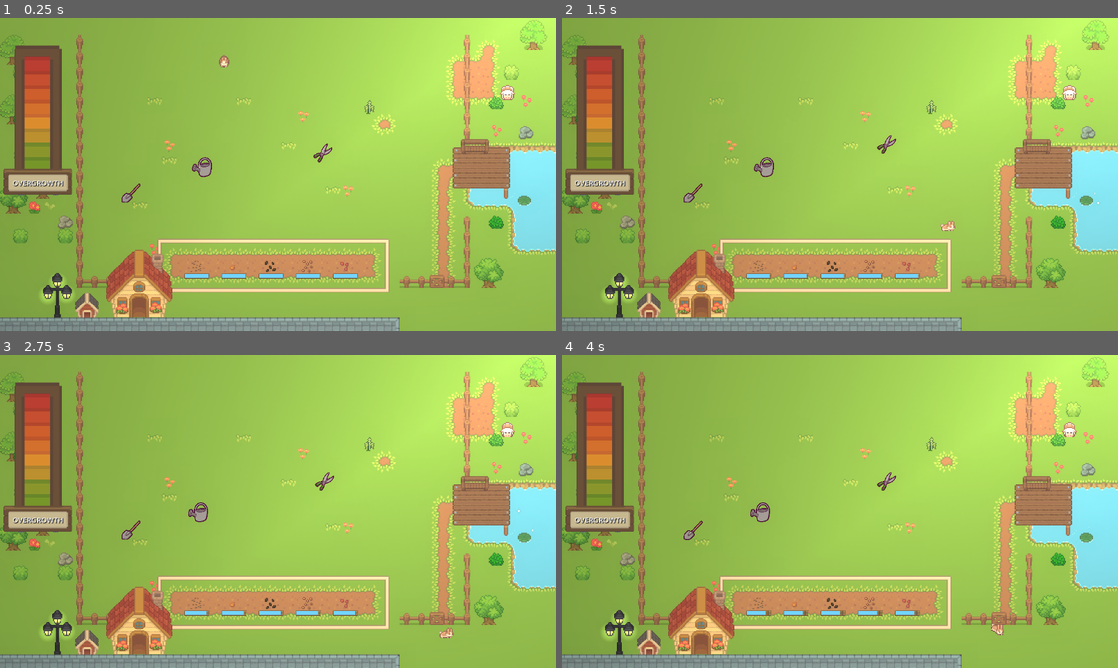
Above: before the commit, frames 1-4 (two rows, left to right).
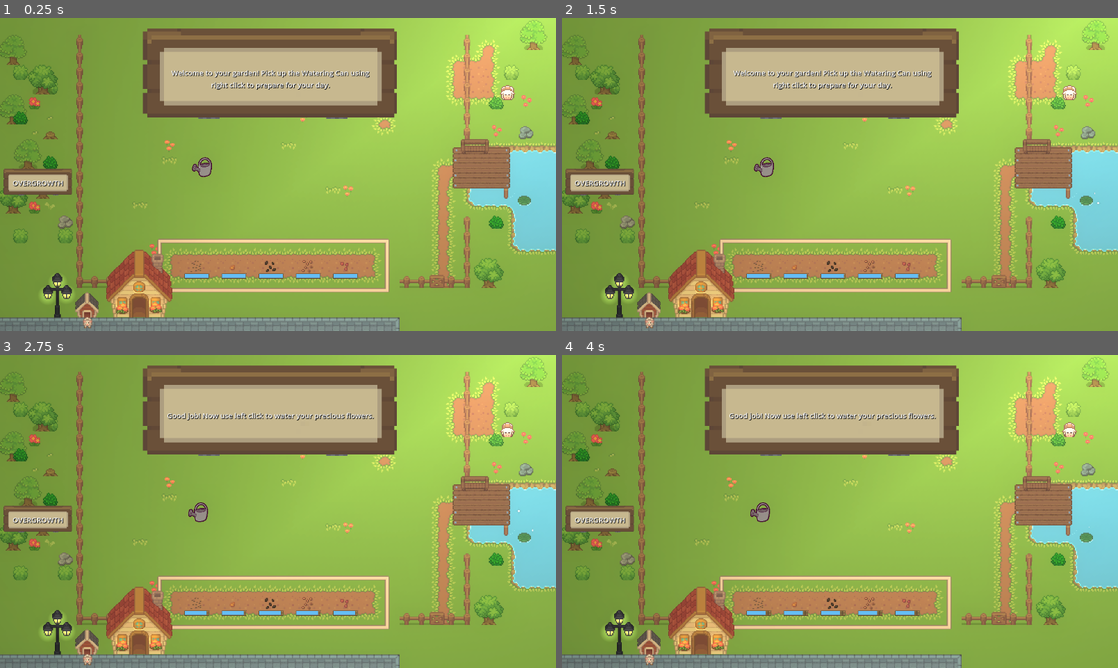
Above: after the commit, the same moments.

Repository: Piggward/GetOutOfMeGarden
Game: Godot game, scene res://scenes/main_scene_art.tscn
Same seed, same stepped clock (60 frames per second), same inputs: the game is played once before the commit and once after it. This scene is started directly instead of the project's main scene.
Inputs (mouse positions are in pixels of both pictures, inside the frame that each line leads up to):
- Up to frame 1 (0.25 s): no input
- Up to frame 2 (1.5 s): tap Enter at 0.5, 1.25 s; move the mouse to (784, 61) at 0.52 s; press the mouse at (784, 61) at 0.53 s; move the mouse to (884, 152) at 1.27 s; release the mouse at (884, 152) at 1.28 s; click (884, 152) at 1.35 s
- Up to frame 3 (2.75 s): tap Enter at 2 s; move the mouse to (200, 505) at 2.02 s; hold Right mouse button (right_click) from 2.03 s (still down); click (200, 505) at 2.3 s
- Up to frame 4 (4 s): tap Enter at 2.75, 3.5 s; move the mouse to (695, 530) at 2.77 s; release Right mouse button (right_click) at 2.78 s; click (695, 530) at 2.85 s; move the mouse to (1006, 558) at 3.52 s; press the mouse at (1006, 558) at 3.53 s

The runs differ from the first frame. In frame 1, 16% of the frame differs, in the area x 2-72%, y 3-100%; in frame 2, 16%; in frame 3, 16%; in frame 4, 16%, in the area x 2-80%, y 3-100%.

Commit message:
tutorial

Diff:
--- a/project.godot
+++ b/project.godot
@@ -11,9 +11,13 @@
 [application]
 
 config/name="GetOutOfMeGarden"
-run/main_scene="uid://qgo1bya3vc6d"
+run/main_scene="uid://wp0cro7q2wqd"
 config/features=PackedStringArray("4.4", "Forward Plus")
 config/icon="res://icon.svg"
+
+[autoload]
+
+Global="*res://scripts/global/global.gd"
 
 [display]
 
--- a/scenes/bunny.tscn
+++ b/scenes/bunny.tscn
@@ -86,7 +86,7 @@
 texture_filter = 1
 sprite_frames = SubResource("SpriteFrames_l787c")
 animation = &"struggle"
-frame_progress = 0.446578
+frame_progress = 0.459942
 
 [node name="CollisionShape2D" type="CollisionShape2D" parent="."]
 shape = SubResource("RectangleShape2D_qchqy")
--- a/scenes/game_manager.tscn
+++ b/scenes/game_manager.tscn
@@ -6,6 +6,5 @@
 script = ExtResource("1_hwd4i")
 
 [node name="WaveTimer" type="Timer" parent="."]
-autostart = true
 
 [connection signal="timeout" from="WaveTimer" to="." method="_on_wave_timer_timeout"]
--- /dev/null
+++ b/scenes/general_label.tscn
@@ -0,0 +1,34 @@
+[gd_scene load_steps=3 format=3 uid="uid://br87xu4ho1sjl"]
+
+[ext_resource type="Texture2D" uid="uid://wa087bm7hq7i" path="res://assets/ui/UI.png" id="1_mpmct"]
+
+[sub_resource type="AtlasTexture" id="AtlasTexture_01anq"]
+atlas = ExtResource("1_mpmct")
+region = Rect2(65.5548, 37.3099, 60.6124, 22.1226)
+
+[node name="TextureRect" type="TextureRect"]
+texture_filter = 1
+offset_left = 6.0
+offset_top = 312.0
+offset_right = 149.0
+offset_bottom = 367.0
+texture = SubResource("AtlasTexture_01anq")
+
+[node name="Label" type="Label" parent="."]
+texture_filter = 1
+layout_mode = 1
+anchors_preset = -1
+anchor_left = 0.096
+anchor_top = 0.297
+anchor_right = 0.912
+anchor_bottom = 0.829
+offset_left = 0.256
+offset_top = -2.493
+offset_right = 3.43199
+offset_bottom = -0.201004
+theme_override_colors/font_shadow_color = Color(0, 0, 0, 1)
+theme_override_font_sizes/font_size = 15
+text = "OVERGROWTH"
+horizontal_alignment = 1
+vertical_alignment = 1
+autowrap_mode = 2
--- a/scenes/main_scene_art.tscn
+++ b/scenes/main_scene_art.tscn
@@ -1,24 +1,21 @@
-[gd_scene load_steps=41 format=4 uid="uid://wp0cro7q2wqd"]
+[gd_scene load_steps=55 format=4 uid="uid://wp0cro7q2wqd"]
 
 [ext_resource type="PackedScene" uid="uid://crdw1og70sc66" path="res://scenes/game_manager.tscn" id="1_1fh0c"]
+[ext_resource type="Script" uid="uid://dx8al1t643ccl" path="res://scripts/tutorial_manager.gd" id="1_h3kef"]
 [ext_resource type="TileSet" uid="uid://cnkxuq3kbieh" path="res://tile_set/ground_tile_set.tres" id="1_o8dd4"]
 [ext_resource type="Script" uid="uid://bk12cvipv1ujx" path="res://scripts/tool_area.gd" id="2_1fh0c"]
 [ext_resource type="PackedScene" uid="uid://lulhcgkxqusc" path="res://scenes/bobbing_water_effect.tscn" id="2_26krl"]
 [ext_resource type="PackedScene" uid="uid://by77kh12qqij3" path="res://scenes/goat_effect.tscn" id="3_y2ar3"]
 [ext_resource type="Texture2D" uid="uid://bq0wi8nw060no" path="res://assets/particles/star_06.png" id="4_wau27"]
 [ext_resource type="PackedScene" uid="uid://blkawa1nvi8ob" path="res://scenes/flower_bed.tscn" id="4_xa8rf"]
-[ext_resource type="PackedScene" uid="uid://5y0mhwbcuqgf" path="res://scenes/bunny.tscn" id="5_vs0mk"]
+[ext_resource type="Texture2D" uid="uid://dti8xo1td4twl" path="res://assets/animals/sheep_baby animation.png" id="5_wau27"]
 [ext_resource type="PackedScene" uid="uid://dpg62jqn51xjl" path="res://scenes/bunny_manager.tscn" id="6_0jxs1"]
 [ext_resource type="PackedScene" uid="uid://ue117ad88ghi" path="res://scenes/tools/watering_can.tscn" id="6_qceur"]
 [ext_resource type="PackedScene" uid="uid://uoo3t71yuptp" path="res://scenes/spawnable_area.tscn" id="7_smrwv"]
 [ext_resource type="PackedScene" uid="uid://cw7ektx7rvu53" path="res://scenes/player/player.tscn" id="8_smrwv"]
-[ext_resource type="Texture2D" uid="uid://b0o31o87m4c2s" path="res://scenes/player/HandIcons.png" id="10_1r8fp"]
-[ext_resource type="PackedScene" uid="uid://cyob4bvq34o1d" path="res://scenes/tools/scissors.tscn" id="10_122in"]
-[ext_resource type="PackedScene" uid="uid://bd711j20uj8os" path="res://scenes/weed.tscn" id="11_ifydx"]
-[ext_resource type="PackedScene" uid="uid://2tjxvguuvqcc" path="res://scenes/tools/shovel.tscn" id="14_60cwg"]
 [ext_resource type="Script" uid="uid://d3wkbtn4suwqm" path="res://scripts/canvas_layer.gd" id="16_01anq"]
 [ext_resource type="PackedScene" uid="uid://dxq2cnuc4d5rs" path="res://scenes/overgrowth_bar.tscn" id="16_h3kef"]
-[ext_resource type="Texture2D" uid="uid://wa087bm7hq7i" path="res://assets/ui/UI.png" id="17_05j0p"]
+[ext_resource type="PackedScene" uid="uid://br87xu4ho1sjl" path="res://scenes/general_label.tscn" id="19_wau27"]
 
 [sub_resource type="Gradient" id="Gradient_01anq"]
 colors = PackedColorArray(1, 1, 1, 1, 0, 0, 0, 1)
@@ -59,60 +56,194 @@
 scale_curve = SubResource("CurveTexture_ta3j7")
 color = Color(0.984314, 1, 1, 1)
 
-[sub_resource type="RectangleShape2D" id="RectangleShape2D_smrwv"]
-size = Vector2(14, 291)
-
-[sub_resource type="RectangleShape2D" id="RectangleShape2D_122in"]
-size = Vector2(14, 423.5)
-
-[sub_resource type="RectangleShape2D" id="RectangleShape2D_1fh0c"]
-size = Vector2(72, 74)
-
-[sub_resource type="RectangleShape2D" id="RectangleShape2D_ifydx"]
-size = Vector2(48, 18.5)
-
-[sub_resource type="RectangleShape2D" id="RectangleShape2D_ki7aw"]
-size = Vector2(250, 84.25)
-
-[sub_resource type="RectangleShape2D" id="RectangleShape2D_ul6ws"]
-size = Vector2(87, 48)
-
-[sub_resource type="RectangleShape2D" id="RectangleShape2D_60cwg"]
-size = Vector2(13, 278)
-
-[sub_resource type="RectangleShape2D" id="RectangleShape2D_1r8fp"]
-size = Vector2(417, 282)
-
-[sub_resource type="AtlasTexture" id="AtlasTexture_h3kef"]
-atlas = ExtResource("10_1r8fp")
-region = Rect2(0, 0, 1024, 1024)
-
-[sub_resource type="AtlasTexture" id="AtlasTexture_05j0p"]
-atlas = ExtResource("10_1r8fp")
-region = Rect2(1024, 0, 1024, 1024)
-
-[sub_resource type="SpriteFrames" id="SpriteFrames_01anq"]
+[sub_resource type="AtlasTexture" id="AtlasTexture_emd7q"]
+atlas = ExtResource("5_wau27")
+region = Rect2(0, 0, 16, 16)
+
+[sub_resource type="AtlasTexture" id="AtlasTexture_ta3j7"]
+atlas = ExtResource("5_wau27")
+region = Rect2(16, 0, 16, 16)
+
+[sub_resource type="AtlasTexture" id="AtlasTexture_eghg8"]
+atlas = ExtResource("5_wau27")
+region = Rect2(32, 0, 16, 16)
+
+[sub_resource type="AtlasTexture" id="AtlasTexture_4lhwe"]
+atlas = ExtResource("5_wau27")
+region = Rect2(48, 0, 16, 16)
+
+[sub_resource type="AtlasTexture" id="AtlasTexture_ur6ie"]
+atlas = ExtResource("5_wau27")
+region = Rect2(0, 16, 16, 16)
+
+[sub_resource type="AtlasTexture" id="AtlasTexture_u0lk0"]
+atlas = ExtResource("5_wau27")
+region = Rect2(16, 16, 16, 16)
+
+[sub_resource type="AtlasTexture" id="AtlasTexture_a2mtu"]
+atlas = ExtResource("5_wau27")
+region = Rect2(32, 16, 16, 16)
+
+[sub_resource type="AtlasTexture" id="AtlasTexture_fia6d"]
+atlas = ExtResource("5_wau27")
+region = Rect2(48, 16, 16, 16)
+
+[sub_resource type="AtlasTexture" id="AtlasTexture_sr3bs"]
+atlas = ExtResource("5_wau27")
+region = Rect2(0, 32, 16, 16)
+
+[sub_resource type="AtlasTexture" id="AtlasTexture_gxybo"]
+atlas = ExtResource("5_wau27")
+region = Rect2(16, 32, 16, 16)
+
+[sub_resource type="AtlasTexture" id="AtlasTexture_uddyk"]
+atlas = ExtResource("5_wau27")
+region = Rect2(32, 32, 16, 16)
+
+[sub_resource type="AtlasTexture" id="AtlasTexture_1u0n2"]
+atlas = ExtResource("5_wau27")
+region = Rect2(48, 32, 16, 16)
+
+[sub_resource type="AtlasTexture" id="AtlasTexture_486no"]
+atlas = ExtResource("5_wau27")
+region = Rect2(0, 48, 16, 16)
+
+[sub_resource type="AtlasTexture" id="AtlasTexture_r35ck"]
+atlas = ExtResource("5_wau27")
+region = Rect2(16, 48, 16, 16)
+
+[sub_resource type="AtlasTexture" id="AtlasTexture_8wlq4"]
+atlas = ExtResource("5_wau27")
+region = Rect2(32, 48, 16, 16)
+
+[sub_resource type="AtlasTexture" id="AtlasTexture_6smih"]
+atlas = ExtResource("5_wau27")
+region = Rect2(48, 48, 16, 16)
+
+[sub_resource type="AtlasTexture" id="AtlasTexture_m56su"]
+atlas = ExtResource("5_wau27")
+region = Rect2(0, 64, 16, 16)
+
+[sub_resource type="AtlasTexture" id="AtlasTexture_cmmft"]
+atlas = ExtResource("5_wau27")
+region = Rect2(16, 64, 16, 16)
+
+[sub_resource type="AtlasTexture" id="AtlasTexture_nt0bm"]
+atlas = ExtResource("5_wau27")
+region = Rect2(32, 64, 16, 16)
+
+[sub_resource type="AtlasTexture" id="AtlasTexture_2fswy"]
+atlas = ExtResource("5_wau27")
+region = Rect2(48, 64, 16, 16)
+
+[sub_resource type="SpriteFrames" id="SpriteFrames_om63h"]
 animations = [{
 "frames": [{
 "duration": 1.0,
-"texture": SubResource("AtlasTexture_h3kef")
-}, {
-"duration": 1.0,
-"texture": SubResource("AtlasTexture_05j0p")
+"texture": SubResource("AtlasTexture_emd7q")
+}, {
+"duration": 1.0,
+"texture": SubResource("AtlasTexture_ta3j7")
+}, {
+"duration": 1.0,
+"texture": SubResource("AtlasTexture_eghg8")
+}, {
+"duration": 1.0,
+"texture": SubResource("AtlasTexture_4lhwe")
+}, {
+"duration": 1.0,
+"texture": SubResource("AtlasTexture_ur6ie")
+}, {
+"duration": 1.0,
+"texture": SubResource("AtlasTexture_u0lk0")
+}, {
+"duration": 1.0,
+"texture": SubResource("AtlasTexture_a2mtu")
+}, {
+"duration": 1.0,
+"texture": SubResource("AtlasTexture_fia6d")
+}, {
+"duration": 1.0,
+"texture": SubResource("AtlasTexture_sr3bs")
+}, {
+"duration": 1.0,
+"texture": SubResource("AtlasTexture_gxybo")
+}, {
+"duration": 1.0,
+"texture": SubResource("AtlasTexture_uddyk")
+}, {
+"duration": 1.0,
+"texture": SubResource("AtlasTexture_1u0n2")
+}, {
+"duration": 1.0,
+"texture": SubResource("AtlasTexture_486no")
+}, {
+"duration": 1.0,
+"texture": SubResource("AtlasTexture_r35ck")
+}, {
+"duration": 1.0,
+"texture": SubResource("AtlasTexture_8wlq4")
+}, {
+"duration": 1.0,
+"texture": SubResource("AtlasTexture_6smih")
+}, {
+"duration": 1.0,
+"texture": SubResource("AtlasTexture_m56su")
+}, {
+"duration": 1.0,
+"texture": SubResource("AtlasTexture_cmmft")
+}, {
+"duration": 1.0,
+"texture": SubResource("AtlasTexture_nt0bm")
+}, {
+"duration": 1.0,
+"texture": SubResource("AtlasTexture_2fswy")
 }],
 "loop": true,
 "name": &"default",
 "speed": 5.0
 }]
 
+[sub_resource type="RectangleShape2D" id="RectangleShape2D_smrwv"]
+size = Vector2(14, 291)
+
+[sub_resource type="RectangleShape2D" id="RectangleShape2D_122in"]
+size = Vector2(14, 423.5)
+
+[sub_resource type="RectangleShape2D" id="RectangleShape2D_1fh0c"]
+size = Vector2(72, 74)
+
+[sub_resource type="RectangleShape2D" id="RectangleShape2D_ifydx"]
+size = Vector2(48, 18.5)
+
+[sub_resource type="RectangleShape2D" id="RectangleShape2D_ki7aw"]
+size = Vector2(250, 84.25)
+
+[sub_resource type="RectangleShape2D" id="RectangleShape2D_ul6ws"]
+size = Vector2(87, 48)
+
+[sub_resource type="RectangleShape2D" id="RectangleShape2D_60cwg"]
+size = Vector2(13, 278)
+
+[sub_resource type="RectangleShape2D" id="RectangleShape2D_1r8fp"]
+size = Vector2(417, 282)
+
 [sub_resource type="OccluderPolygon2D" id="OccluderPolygon2D_ul6ws"]
 polygon = PackedVector2Array(243, 286, 243, 276, 444, 276, 444, 287)
 
-[sub_resource type="AtlasTexture" id="AtlasTexture_01anq"]
-atlas = ExtResource("17_05j0p")
-region = Rect2(65.5548, 37.3099, 60.6124, 22.1226)
-
 [node name="Node2D2" type="Node2D"]
+
+[node name="TutorialManager" type="Node" parent="."]
+script = ExtResource("1_h3kef")
+
+[node name="FirstWeedMarker" type="Marker2D" parent="TutorialManager"]
+position = Vector2(430, 185)
+
+[node name="FirstStumpMarker" type="Marker2D" parent="TutorialManager"]
+position = Vector2(334, 170)
+
+[node name="FirstBunnyMarker" type="Marker2D" parent="TutorialManager"]
+position = Vector2(542, 93)
 
 [node name="GameManager" parent="." instance=ExtResource("1_1fh0c")]
 
@@ -142,6 +273,27 @@
 position = Vector2(112, 298)
 scale = Vector2(0.409059, 0.409059)
 energy = 0.6
+texture = SubResource("GradientTexture2D_wau27")
+
+[node name="Lamp4" type="PointLight2D" parent="Lighting"]
+position = Vector2(199, 304)
+scale = Vector2(0.270838, 0.270838)
+color = Color(1, 0.862745, 0, 1)
+energy = 0.8
+texture = SubResource("GradientTexture2D_wau27")
+
+[node name="Lamp5" type="PointLight2D" parent="Lighting"]
+position = Vector2(216, 320)
+scale = Vector2(0.270838, 0.270838)
+color = Color(1, 0.862745, 0, 1)
+energy = 0.8
+texture = SubResource("GradientTexture2D_wau27")
+
+[node name="Lamp6" type="PointLight2D" parent="Lighting"]
+position = Vector2(181, 321)
+scale = Vector2(0.270838, 0.270838)
+color = Color(1, 0.862745, 0, 1)
+energy = 0.8
 texture = SubResource("GradientTexture2D_wau27")
 
 [node name="Lamp2" type="PointLight2D" parent="Lighting"]
@@ -165,6 +317,10 @@
 scale = Vector2(2.77949, 690.537)
 energy = 0.65
 texture = SubResource("GradientTexture1D_emd7q")
+
+[node name="DirectionalLight2D" type="DirectionalLight2D" parent="Lighting"]
+energy = 0.1
+blend_mode = 1
 
 [node name="Decorations" type="Node2D" parent="."]
 
@@ -180,6 +336,11 @@
 randomness = 1.0
 process_material = SubResource("ParticleProcessMaterial_eghg8")
 
+[node name="AnimatedSprite2D" type="AnimatedSprite2D" parent="Decorations"]
+texture_filter = 1
+position = Vector2(144, 339)
+sprite_frames = SubResource("SpriteFrames_om63h")
+
 [node name="Boundries" type="Node2D" parent="."]
 
 [node name="Bounds" type="StaticBody2D" parent="Boundries"]
@@ -228,6 +389,9 @@
 [node name="VattenKannaMarker" type="Marker2D" parent="Boundries/ToolArea"]
 position = Vector2(160, 233)
 
+[node name="ShovelMarker" type="Marker2D" parent="Boundries/ToolArea"]
+position = Vector2(325, 223)
+
 [node name="ScissorMarker" type="Marker2D" parent="Boundries/ToolArea"]
 position = Vector2(497, 238)
 
@@ -242,12 +406,6 @@
 
 [node name="FlowerBed" parent="." instance=ExtResource("4_xa8rf")]
 position = Vector2(261, 281)
-
-[node name="Bunny" parent="." instance=ExtResource("5_vs0mk")]
-position = Vector2(291, 60)
-jump_distance = 15.0
-jump_time = 1.0
-kill_flower_distance = 1.0
 
 [node name="BunnyManager" parent="." instance=ExtResource("6_0jxs1")]
 position = Vector2(332, 35)
@@ -259,66 +417,41 @@
 
 [node name="Player" parent="." instance=ExtResource("8_smrwv")]
 
-[node name="AnimatedSprite2D" type="AnimatedSprite2D" parent="Player"]
-scale = Vector2(0.0219972, 0.0219972)
-sprite_frames = SubResource("SpriteFrames_01anq")
-
-[node name="Weed" parent="." instance=ExtResource("11_ifydx")]
-position = Vector2(448, 108)
-
-[node name="Scissors" parent="." instance=ExtResource("10_122in")]
-position = Vector2(397, 159)
-
 [node name="WateringCan" parent="." instance=ExtResource("6_qceur")]
 position = Vector2(267, 174)
 
 [node name="LightOccluder2D" type="LightOccluder2D" parent="."]
 occluder = SubResource("OccluderPolygon2D_ul6ws")
 
-[node name="Scissors2" parent="." instance=ExtResource("14_60cwg")]
-position = Vector2(191, 202)
-
 [node name="CanvasLayer" type="CanvasLayer" parent="."]
+script = ExtResource("16_01anq")
+
+[node name="OvergrowthBar" parent="CanvasLayer" instance=ExtResource("16_h3kef")]
 visible = false
-script = ExtResource("16_01anq")
-
-[node name="OvergrowthBar" parent="CanvasLayer" instance=ExtResource("16_h3kef")]
 offset_left = 128.0
 offset_top = 362.0
 offset_right = 226.175
 offset_bottom = 673.0
 
-[node name="TextureRect" type="TextureRect" parent="CanvasLayer"]
-texture_filter = 1
-offset_left = 6.0
-offset_top = 312.0
-offset_right = 149.0
-offset_bottom = 367.0
-texture = SubResource("AtlasTexture_01anq")
-
-[node name="Label" type="Label" parent="CanvasLayer/TextureRect"]
-texture_filter = 1
-layout_mode = 1
+[node name="TextureRect" parent="CanvasLayer" instance=ExtResource("19_wau27")]
+
+[node name="ToolTip" parent="CanvasLayer" instance=ExtResource("19_wau27")]
+visible = false
 anchors_preset = -1
-anchor_left = 0.096
-anchor_top = 0.297
-anchor_right = 0.912
-anchor_bottom = 0.829
-offset_left = 0.256
-offset_top = -2.493
-offset_right = 3.43199
-offset_bottom = -0.201004
-theme_override_colors/font_shadow_color = Color(0, 0, 0, 1)
-theme_override_font_sizes/font_size = 15
-text = "OVERGROWTH"
-horizontal_alignment = 1
-vertical_alignment = 1
+anchor_left = 0.466
+anchor_top = 0.01
+anchor_right = 0.5
+anchor_bottom = 0.07
+offset_left = -245.0
+offset_top = 16.0
+offset_right = 246.0
+offset_bottom = 164.0
+grow_horizontal = 2
 
 [connection signal="area_exited" from="Boundries/ToolArea" to="Boundries/ToolArea" method="_on_area_exited"]
 [connection signal="body_exited" from="Boundries/ToolArea" to="Boundries/ToolArea" method="_on_body_exited"]
 [connection signal="flowers_died" from="FlowerBed" to="GameManager" method="_on_flower_bed_flowers_died"]
 
 [editable path="SpawnableArea"]
-[editable path="Scissors"]
-[editable path="Scissors/DetectInteractableArea"]
 [editable path="WateringCan"]
+[editable path="CanvasLayer/ToolTip"]
--- a/scenes/overgrowth_bar.tscn
+++ b/scenes/overgrowth_bar.tscn
@@ -20,7 +20,6 @@
 offset_bottom = 311.0
 rotation = 3.14159
 max_value = 25.0
-value = 25.0
 fill_mode = 2
 nine_patch_stretch = true
 texture_under = SubResource("AtlasTexture_mr7d1")
--- a/scripts/bunny_ai.gd
+++ b/scripts/bunny_ai.gd
@@ -1,3 +1,4 @@
+class_name Bunny
 extends ThrowableBody
 var target_postition:Vector2
 var jump_position:Vector2
--- a/scripts/flower.gd
+++ b/scripts/flower.gd
@@ -23,7 +23,8 @@
 		return true
 	return false
 
-func interact(tool_used: String):
+func interact(tool_used: String = ""):
+	super.interact()
 	if not can_interact or tool_used != "watering":
 		return
 
--- /dev/null
+++ b/scripts/global/global.gd
@@ -0,0 +1,6 @@
+extends Node
+
+signal has_picked_up(obj: ThrowableBody)
+signal has_interacted(are: InteractableArea)
+
+var tutorial: bool = true
--- a/scripts/interactable_area.gd
+++ b/scripts/interactable_area.gd
@@ -6,5 +6,7 @@
 func is_interactable(tool: String):
 	pass
 
-func interact(tool: String):
+func interact(tool: String = ""):
+	if Global.tutorial:
+		Global.has_interacted.emit(self)
 	pass
--- a/scripts/root.gd
+++ b/scripts/root.gd
@@ -4,7 +4,8 @@
 @onready var animated_sprite_2d: AnimatedSprite2D = $root_art/AnimatedSprite2D
 const GREEN_EXPLOSION_PARTICLES = preload("res://scenes/green_explosion_particles.tscn")
 
-func interact(tool_used: String):
+func interact(tool_used: String = ""):
+	super.interact()
 	if tool_used == "shovel":
 		print("hit me")
 		self.damage()
--- a/scripts/throwable.gd
+++ b/scripts/throwable.gd
@@ -9,6 +9,7 @@
 @export var max_velocity: float = 500
 var mouse_enter = false
 var offset: Vector2 = Vector2.ZERO
+var has_picked_up: bool = false
 
 func _ready():
 	player = get_tree().get_first_node_in_group("player")
@@ -16,7 +17,6 @@
 func _input(event):
 	if event.is_action_pressed("left_click") and player.can_pick_up() and mouse_enter:
 		_setheld(true)
-		freeze = true
 		linear_velocity = Vector2.ZERO
 		angular_velocity = 0
 		linear_damp = 0
@@ -37,6 +37,9 @@
 func _setheld(value:bool):
 	is_held = value
 	if value:
+		if not has_picked_up:
+			Global.has_picked_up.emit(self)
+			has_picked_up = true
 		player.pick_up(self)
 	else:
 		player.release()
--- a/scripts/tool.gd
+++ b/scripts/tool.gd
@@ -32,12 +32,8 @@
 	pass # Replace with function body.
 
 func _setheld(value:bool):
-	is_held = value
-	if value:
-		player.pick_up(self)
-	else:
-		player.release()
-		stop_performing_action()
+	super._setheld(value)
+	stop_performing_action()
 
 func start_performing_action():
 	performing_action = true
--- a/scripts/tool_area.gd
+++ b/scripts/tool_area.gd
@@ -3,6 +3,7 @@
 @onready var bounds_check: Timer = $BoundsCheck
 @onready var vatten_kanna_marker: Marker2D = $VattenKannaMarker
 @onready var scissor_marker: Marker2D = $ScissorMarker
+@onready var shovel_marker = $ShovelMarker
 
 func _on_body_exited(body: Node2D) -> void:
 	if body is Scissors:
@@ -15,4 +16,9 @@
 		await get_tree().create_timer(0.2).timeout
 		body.linear_velocity = Vector2.ZERO
 		body.global_position = vatten_kanna_marker.global_position
+	if body is Shovel:
+		body._setheld(false)
+		await get_tree().create_timer(0.2).timeout
+		body.linear_velocity = Vector2.ZERO
+		body.global_position = shovel_marker.global_position
 	pass # Replace with function body.
--- /dev/null
+++ b/scripts/tutorial_manager.gd
@@ -0,0 +1,74 @@
+extends Node
+
+const SCISSORS = preload("res://scenes/tools/scissors.tscn")
+@onready var scissor_marker = $"../Boundries/ToolArea/ScissorMarker"
+@onready var first_weed_marker = $FirstWeedMarker
+@onready var tool_tip = $"../CanvasLayer/ToolTip"
+@onready var tool_label = $"../CanvasLayer/ToolTip/Label"
+var interacted: Array[String] = []
+@onready var overgrowth_bar = $"../CanvasLayer/OvergrowthBar"
+const BUNNY = preload("res://scenes/bunny.tscn")
+@onready var first_bunny_marker = $FirstBunnyMarker
+const SHOVEL = preload("res://scenes/tools/shovel.tscn")
+const WEED = preload("res://scenes/weed.tscn")
+@onready var shovel_marker = $"../Boundries/ToolArea/ShovelMarker"
+const ROOT = preload("res://scenes/root.tscn")
+@onready var first_stump_marker = $FirstStumpMarker
+
+func _ready():
+	Global.has_interacted.connect(_on_first_interact)
+	Global.has_picked_up.connect(_on_first_pick_up)
+	tool_tip.visible = true
+	tool_label.text = "Welcome to your garden! Pick up the Watering Can using right click to prepare for your day."
+
+func _on_first_interact(area: InteractableArea):
+	if area is Flower and not interacted.has("flower"):
+		interacted.append("flower")
+		print("flower")
+		tool_label.text = "Wow you are a gardening genius!"
+		await get_tree().create_timer(2).timeout
+		tool_label.text = "But watch out! Your garden is host to vicious weeds"
+		overgrowth_bar.visible = true
+		var weed = WEED.instantiate()
+		get_tree().root.add_child(weed)
+		weed.global_position = first_weed_marker.global_position
+		await get_tree().create_timer(3.5).timeout
+		tool_label.text = "If you let too many grow, your garden will be overgrown!"
+		await get_tree().create_timer(3).timeout
+		var scissor = SCISSORS.instantiate()
+		get_tree().root.add_child(scissor)
+		scissor.global_position = scissor_marker.global_position
+		tool_label.text = "Pick up the scissors to take out the weed."
+		await weed.die
+		tool_label.text = "Outstanding! You are a god!"
+		await get_tree().create_timer(2).timeout
+		var bunny = BUNNY.instantiate()
+		bunny.global_position = first_bunny_marker.global_position
+		get_tree().root.add_child(bunny)
+		tool_label.text = "Seems you have gotten yourself a cute friend, but dont be fooled!"
+		await get_tree().create_timer(3).timeout
+		tool_label.text = "That rabbit is after your flowers which is also your LIFE!"
+		await get_tree().create_timer(3).timeout
+		tool_label.text = "Take that rabbit and throw it out of here!"
+
+func _on_first_pick_up(object: ThrowableBody):
+	if object is WateringCan and not interacted.has("watering_can"):
+		interacted.append("watering_can")
+		tool_label.text = "Good job! Now use left click to water your precious flowers."
+	if object is Bunny and not interacted.has("bunny"):
+		interacted.append("bunny")
+		tool_label.text = "Good riddance! No matter how cute it is, dont let it get to your flowers!"
+		await get_tree().create_timer(3).timeout
+		tool_label.text = "Now, pick up the shovel to remove the tree stump."
+		var shovel = SHOVEL.instantiate()
+		shovel.global_position = shovel_marker.global_position
+		get_tree().root.add_child(shovel)
+		var stump = ROOT.instantiate()
+		stump.global_position = first_stump_marker.global_position
+		get_tree().root.add_child(stump)
+		await stump.die
+		tool_label.text = "Great, you are now on your own, see you bye bye"
+		await get_tree().create_timer(4).timeout
+		Global.tutorial = false
+		tool_tip.visible = false
+	pass
--- a/scripts/weed.gd
+++ b/scripts/weed.gd
@@ -4,7 +4,8 @@
 @onready var animated_sprite_2d: AnimatedSprite2D = $weed_art/AnimatedSprite2D
 const GREEN_EXPLOSION_PARTICLES = preload("res://scenes/green_explosion_particles.tscn")
 
-func interact(tool_used: String):
+func interact(tool_used: String = ""):
+	super.interact()
 	if tool_used == "scissors":
 		self.damage()
 
Not shown, added: export_presets.cfg
Not shown, added: scripts/global/global.gd.uid
Not shown, added: scripts/tutorial_manager.gd.uid
